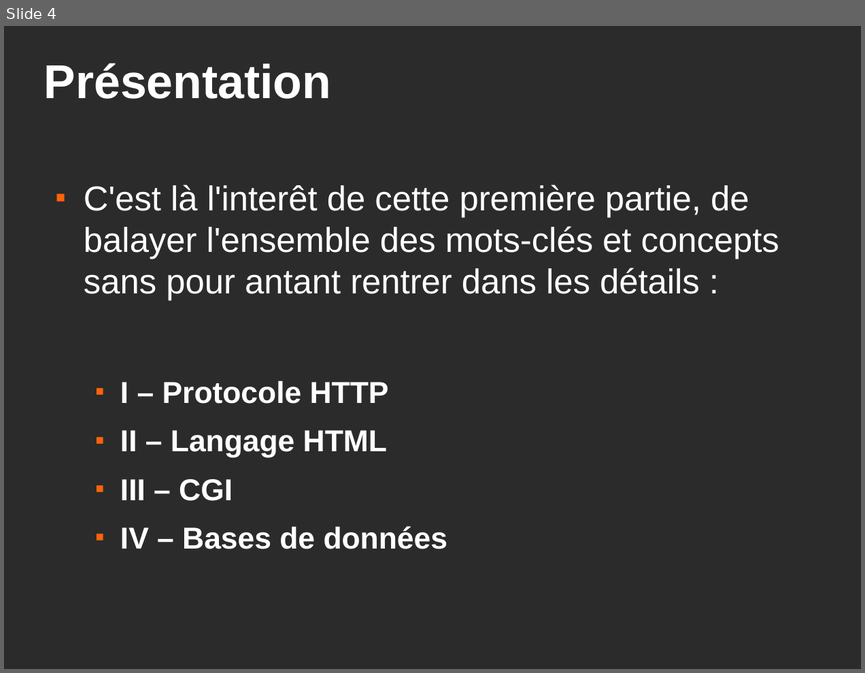
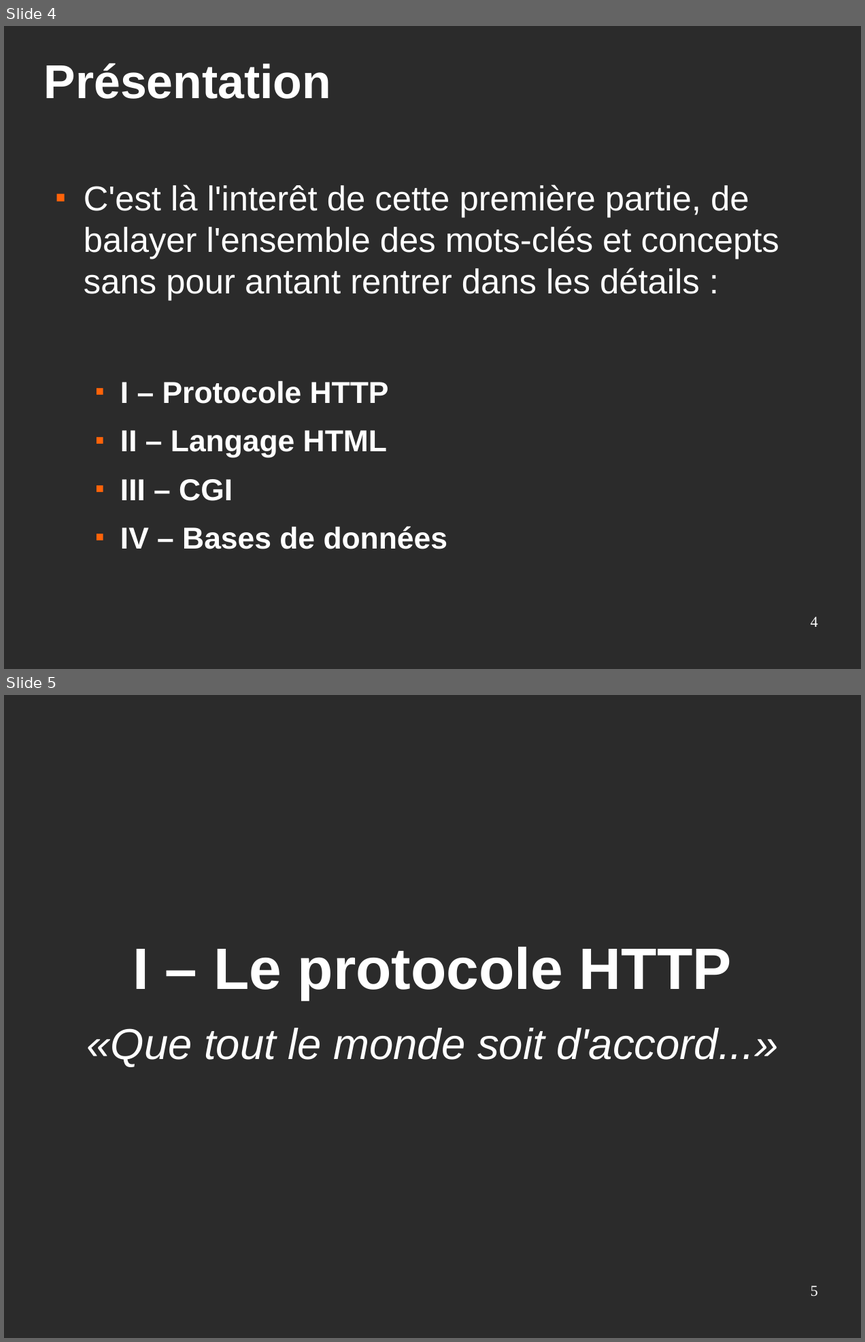
Before and after one commit to Eirbware/Formation, a slide deck: presentations/fondements.odp. Shown one above the other, each under a label of ours: slide 4 before the commit, slides 4 and 5 after it. The pictures are 865x673 and 865x1342 pixels, drawn with LibreOffice and Linux fonts; fonts in the diff are those of the drawing; background and template pictures are left out; a plain dark background stands for a picture behind light text. Boxes give left, top, right and bottom in pixels: in the first picture for what was removed or moved away, otherwise in the second. Text is boxed around its words. In the diff, an @@ line names an element or a change of style, - is before the commit and + after.

```diff
--- a/presentations/fondements.odp
+++ b/presentations/fondements.odp
@@ slide 5 added at [4,695,861,1338], background picture (left out) @@
@@ text added at [86,947,778,1067], 40 pt, text #FFFFFF, italic @@
+I – Le protocole HTTP
+«Que tout le monde soit d'accord...»
@@ page number added at [810,1285,818,1296], 14 pt, text #FFFFFF @@
+5
@@ slide 4 changed as well @@
@@ page number added at [810,616,818,626], 14 pt, text #FFFFFF @@
+4
```
Also in this commit, not shown: 12 other slides changed, 3 other slides added, 1 slide removed, 1 other file.
